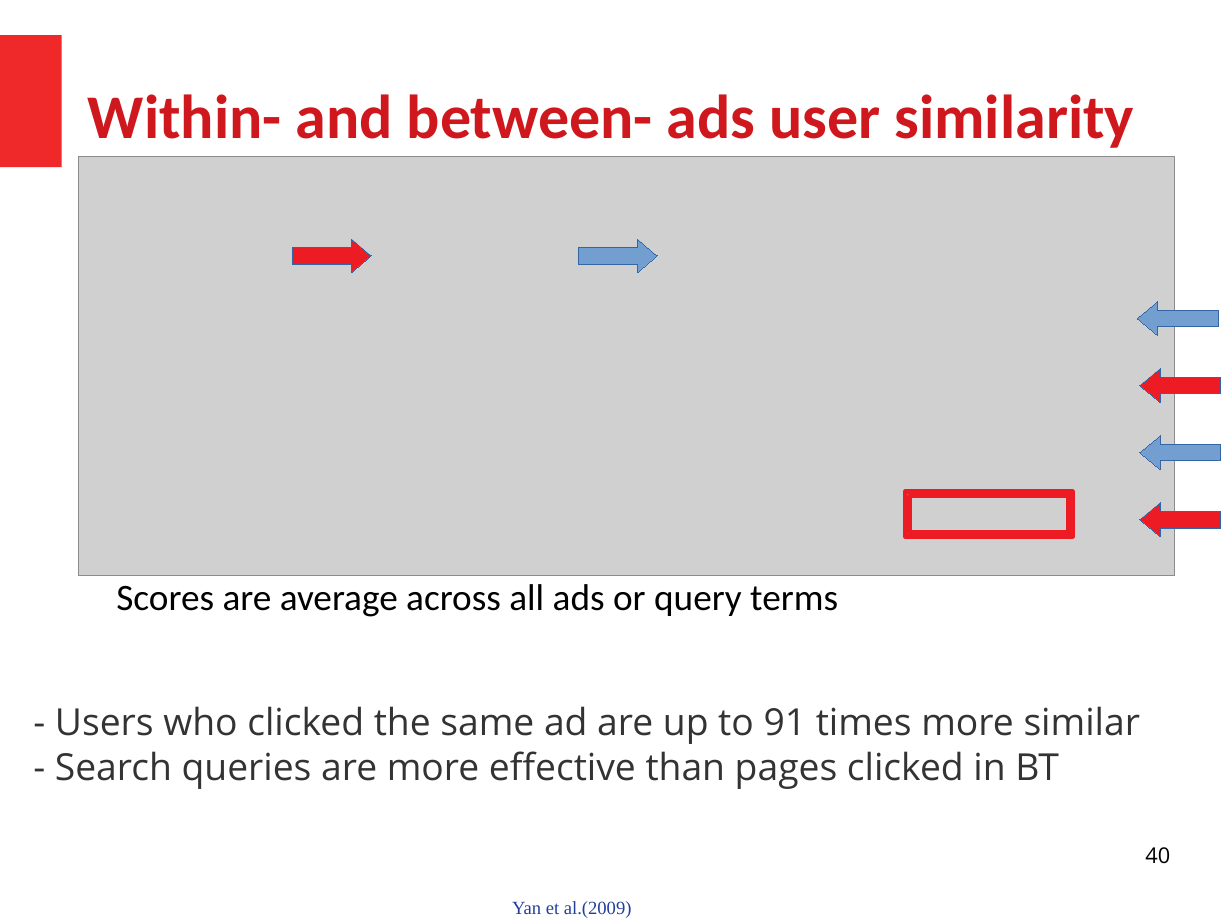
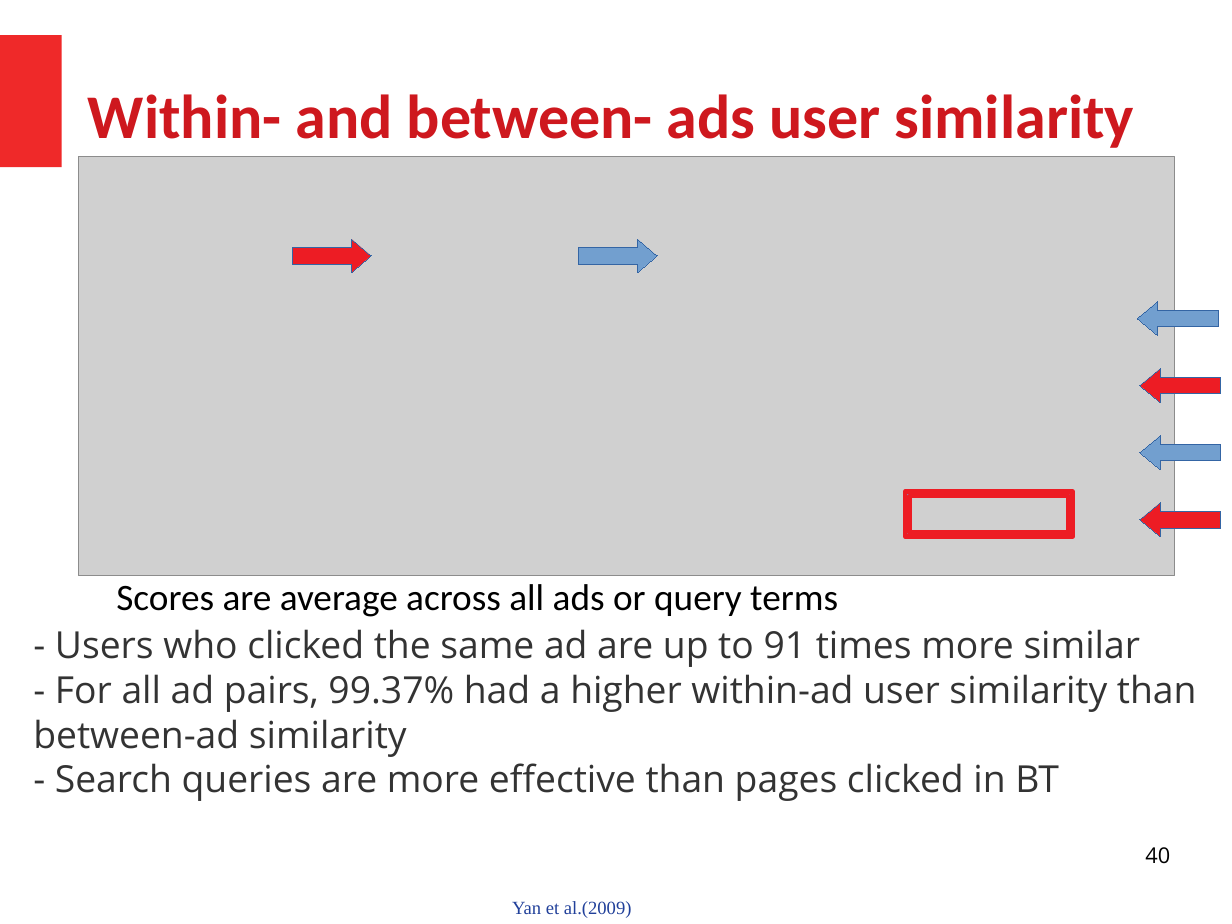
Before and after one commit to HussamHallak/cs834-f17, a slide deck: slide 40 of assignments/P4/P4.odp. Drawn at 1232x924 pixels with LibreOffice and Linux fonts; fonts in the diff are those of the drawing; grey boxes stand for pictures. Boxes give left, top, right and bottom in pixels: in the first picture for what was removed or moved away, otherwise in the second. Text is boxed around its words. In the diff, an @@ line names an element or a change of style, - is before the commit and + after.

```diff
--- a/assignments/P4/P4.odp
+++ b/assignments/P4/P4.odp
@@ text "- Users who clicked the ..." moved from (x1=55, y1=706, x2=1141, y2=789) to (x1=33, y1=629, x2=1197, y2=801) @@
@@ text at (x1=33, y1=674, x2=1197, y2=757): paragraph added @@
+- For all ad pairs, 99.37% had a higher within-ad user similarity than between-ad similarity
```
Also in this commit, not shown: 1 other file.
